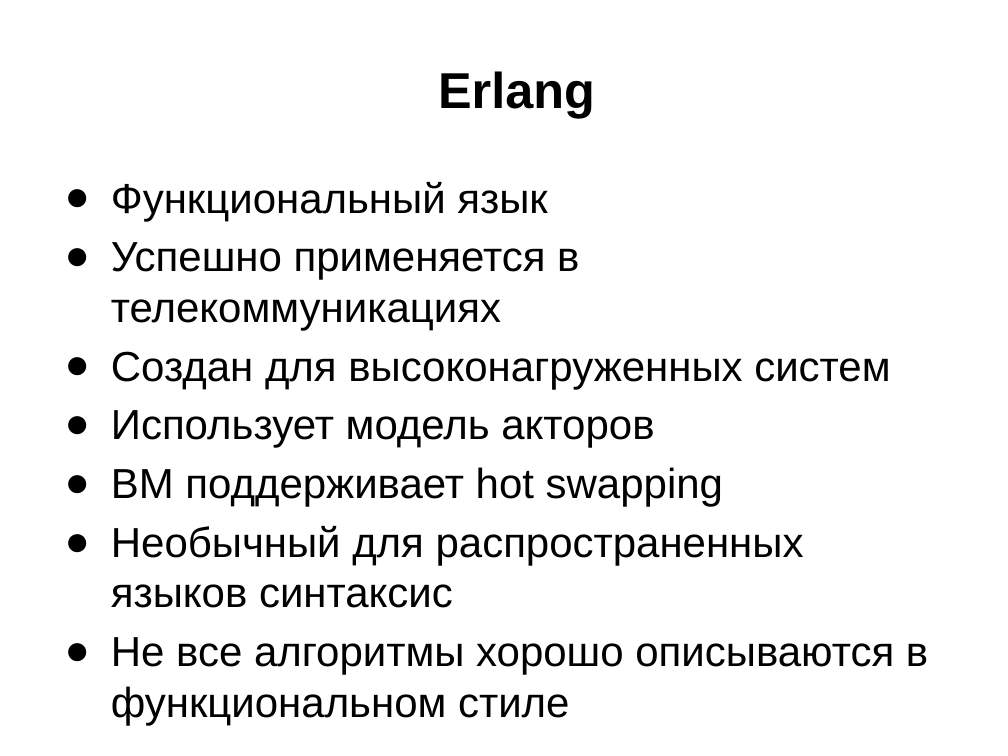
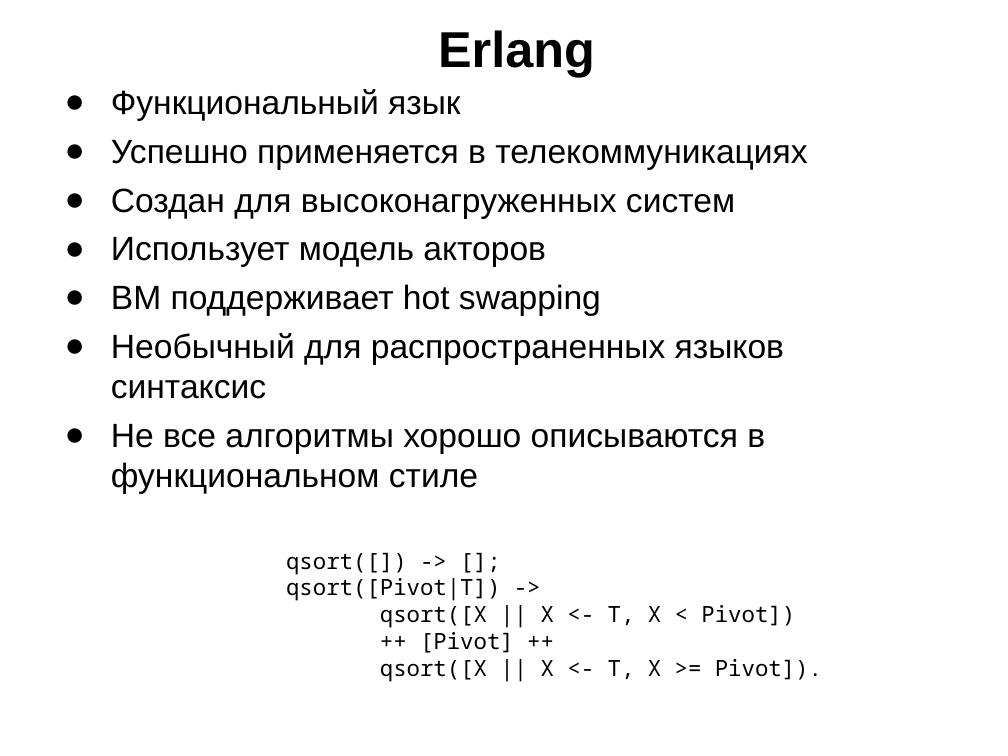
Before and after one commit to schadov/241m-lectures, a slide deck: slide 31 of Lecture-Server.pptx (slide 29 before the commit). Drawn at 1008x756 pixels with LibreOffice and Linux fonts; fonts in the diff are those of the drawing. Boxes give left, top, right and bottom in pixels: in the first picture for what was removed or moved away, otherwise in the second. Text is boxed around its words. In the diff, an @@ line names an element or a change of style, - is before the commit and + after.

```diff
--- a/Lecture-Server.pptx
+++ b/Lecture-Server.pptx
@@ title "Erlang": place and size @@
-title "Erlang" at box(438, 71, 595, 118)
+title "Erlang" at box(438, 30, 595, 77)
@@ text "Функциональный язык": place and size @@
-text "Функциональный язык" at box(111, 182, 928, 725)
+text "Функциональный язык" at box(111, 89, 807, 494)
@@ text "Функциональный язык" at box(111, 89, 807, 494): size 30 to 24 pt @@
@@ text added at box(286, 552, 822, 682), 16 pt, text #000000 @@
+qsort([]) -> [];
+qsort([Pivot|T]) ->
+qsort([X || X <- T, X < Pivot])
+++ [Pivot] ++
+qsort([X || X <- T, X >= Pivot]).
```
Also in this commit, not shown: 11 other slides changed, 9 slides added.
